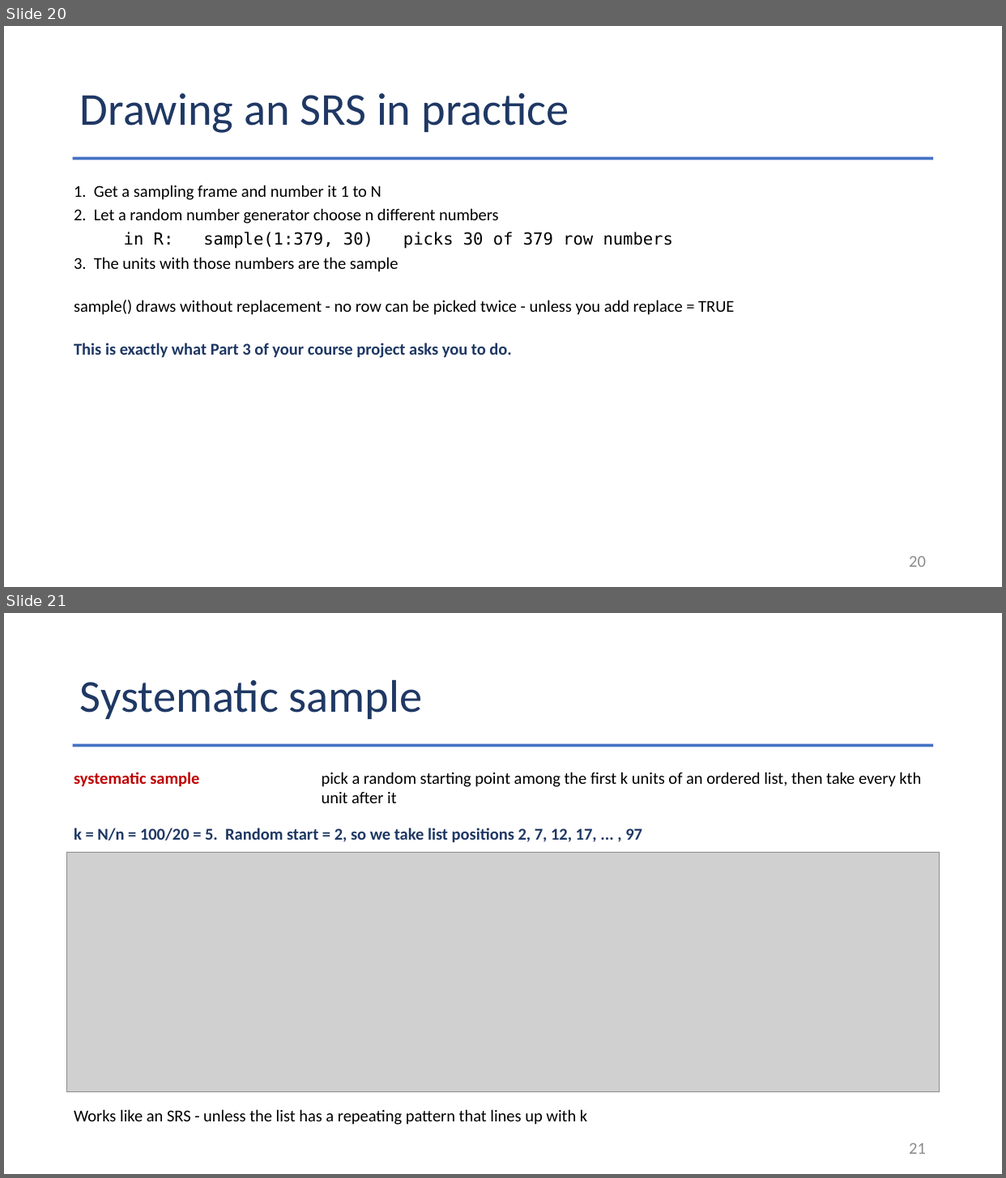
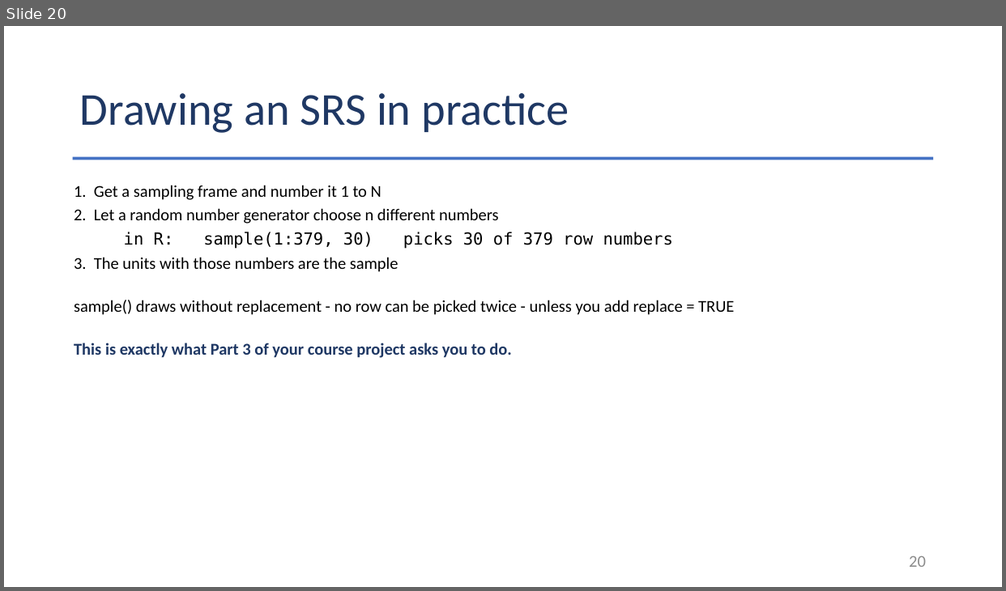
Before and after one commit to Jarred6068/Kvamme_UI_STAT251, a slide deck: docs/lecture_slides/Week 4/Week4_Lecture8_Slides_9_14_2026.pptx. Shown one above the other, each under a label of ours: slides 20 and 21 before the commit, slide 20 after it. The pictures are 1006x1178 and 1006x591 pixels, drawn with LibreOffice and Linux fonts; fonts in the diff are those of the drawing; grey boxes stand for pictures. Boxes give left, top, right and bottom in pixels: in the first picture for what was removed or moved away, otherwise in the second. Text is boxed around its words. In the diff, an @@ line names an element or a change of style, - is before the commit and + after.

```diff
--- a/docs/lecture_slides/Week 4/Week4_Lecture8_Slides_9_14_2026.pptx
+++ b/docs/lecture_slides/Week 4/Week4_Lecture8_Slides_9_14_2026.pptx
@@ slide 21 removed at <box>4,613,1002,1174</box>, background #FFFFFF @@
@@ title removed at <box>80,679,423,719</box> @@
-Systematic sample
@@ rectangle removed at <box>73,744,934,747</box> @@
@@ text removed at <box>74,772,199,787</box> @@
-systematic sample
@@ text removed at <box>322,772,921,803</box> @@
-pick a random starting point among the first k units of an ordered list, then take every kth unit after it
@@ text removed at <box>74,828,642,843</box> @@
-k = N/n = 100/20 = 5. Random start = 2, so we take list positions 2, 7, 12, 17, ... , 97
@@ picture removed at <box>66,853,940,1092</box> @@
@@ text removed at <box>74,1110,587,1125</box> @@
-Works like an SRS - unless the list has a repeating pattern that lines up with k
@@ page number removed at <box>909,1144,926,1154</box> @@
-21
```
Also in this commit, not shown: 1 other slide removed, 58 other files.
